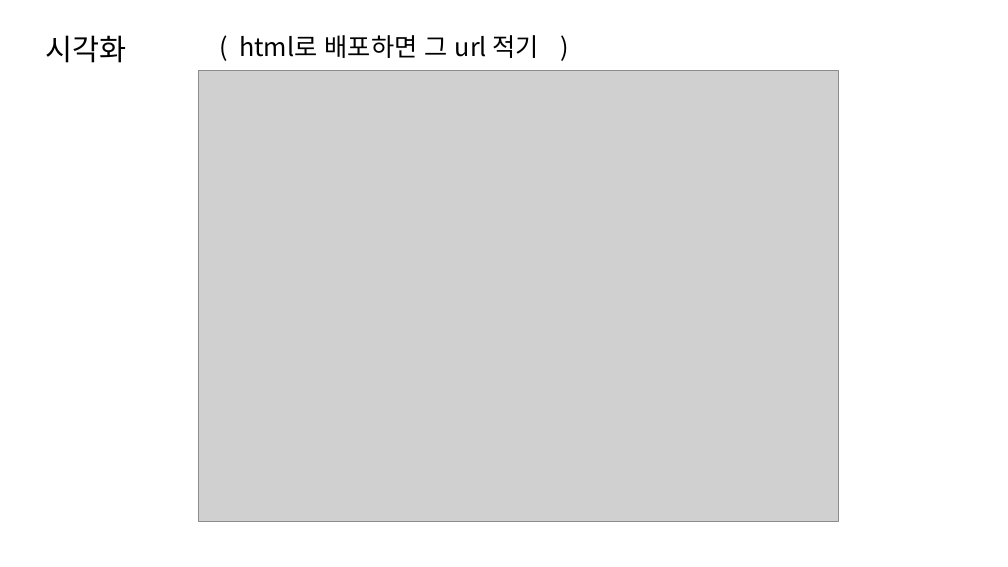
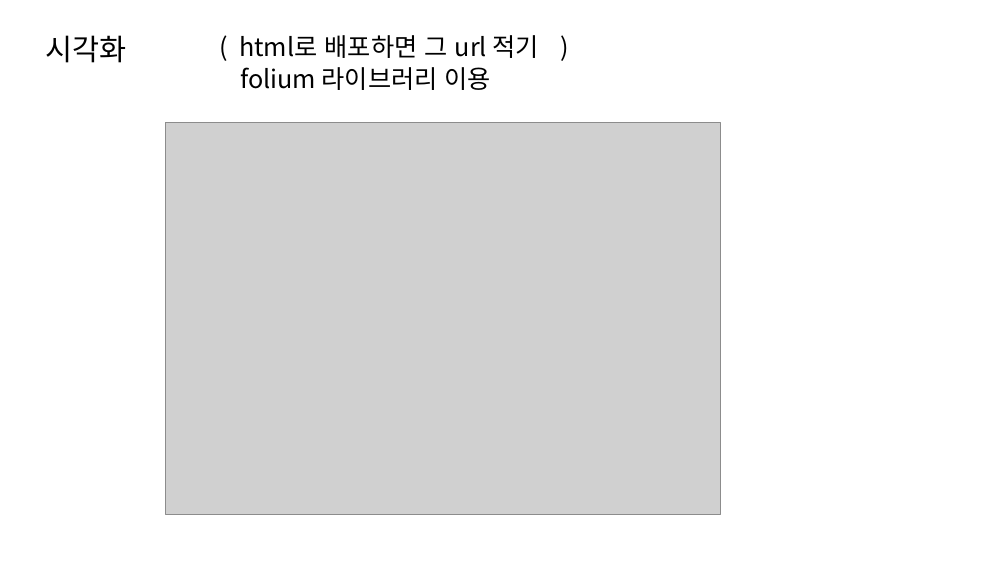
Before and after one commit to dev-hw/SeSAC-live_map, a slide deck: slide 35 of 230810.pptx (slide 40 before the commit). Drawn at 1008x567 pixels with LibreOffice and Linux fonts; fonts in the diff are those of the drawing; grey boxes stand for pictures. Boxes give left, top, right and bottom in pixels: in the first picture for what was removed or moved away, otherwise in the second. Text is boxed around its words. In the diff, an @@ line names an element or a change of style, - is before the commit and + after.

```diff
--- a/230810.pptx
+++ b/230810.pptx
@@ text added at [240, 67, 491, 90], 24 pt, text #000000 @@
+folium 라이브러리 이용
@@ picture: place and size @@
-picture at [198, 70, 838, 521]
+picture at [166, 123, 721, 513]
```
Also in this commit, not shown: 2 other slides changed, 4 slides added, 1 slide removed, 3 other files.
